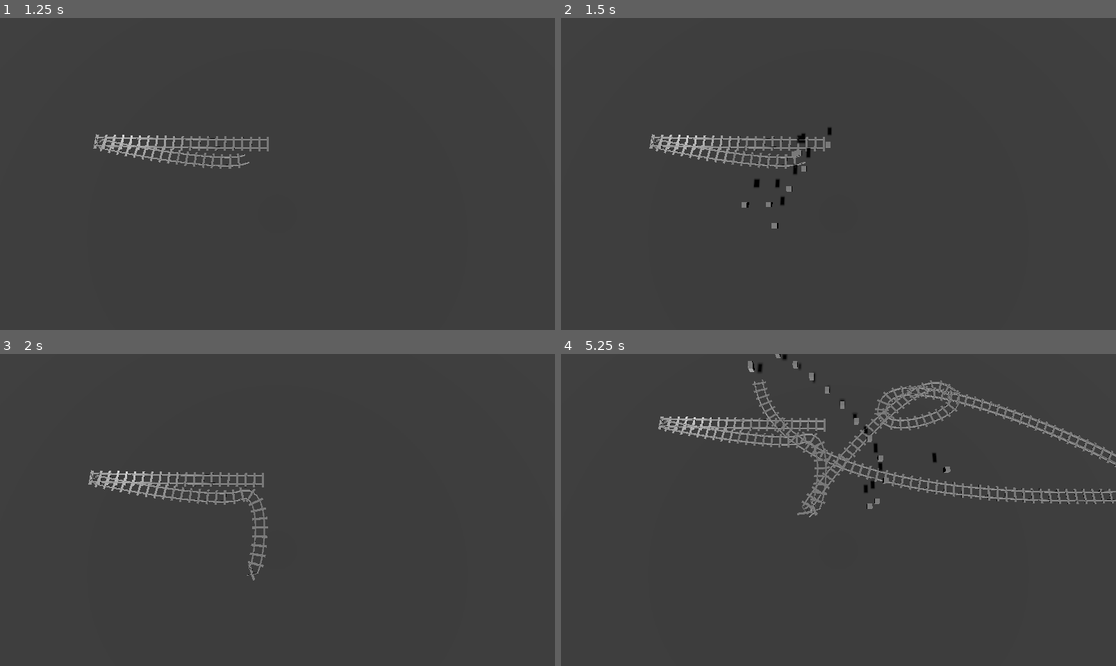
Above: before the commit, frames 1-4 (two rows, left to right).
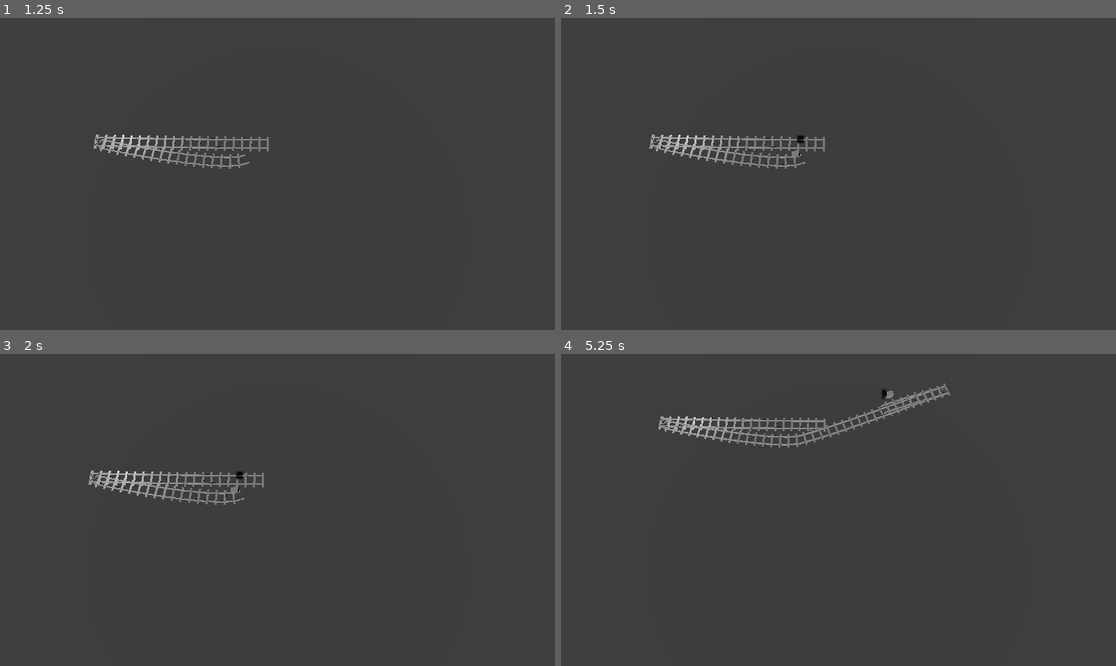
Above: after the commit, the same moments.

Repository: memlocator/trains
Game: Godot game, scene res://main.tscn
The game is run twice, just before and just after one commit, with the same random seed, the same clock (stepped at 60 frames per second) and the same inputs.
Inputs (mouse positions are in pixels of both pictures, inside the frame that each line leads up to):
- Up to frame 1 (1.25 s): tap Enter at 0.5 s; move the mouse to (399, 158) at 0.52 s; hold D (move_right) from 0.53 s (still down); click (399, 158) at 0.67 s
- Up to frame 2 (1.5 s): release D (move_right) at 1.25 s; drag from (727, 189) to (810, 236) at 1.27 s
- Up to frame 3 (2 s): no input
- Up to frame 4 (5.25 s): move the mouse to (894, 441) at 2.02 s; hold D (move_right) 2.03-2.75 s; click (894, 441) at 2.17 s; drag from (810, 572) to (672, 463) at 2.77 s; move the mouse to (1005, 556) at 3.52 s; hold A (move_left) 3.53-4.25 s; click (1005, 556) at 3.67 s; drag from (672, 463) to (755, 432) at 4.27 s; move the mouse to (866, 510) at 5.02 s; hold S (move_back) from 5.03 s (still down); click (866, 510) at 5.17 s

Frame 1 is identical in both runs. In frame 2, 0.3% of the frame differs, in the area x 32-49%, y 35-68%; in frame 3, 0.4%; in frame 4, 4.2%, in the area x 33-100%, y 0-53%.

Commit message:
added first generation curve validation

Diff:
--- a/main.tscn
+++ b/main.tscn
@@ -74,5 +74,6 @@
 shape = SubResource("BoxShape3D_82ut4")
 
 [node name="MeshInstance3D" type="MeshInstance3D" parent="StaticBody3D"]
+transform = Transform3D(1, 0, 0, 0, 1, 0, 0, 0, 1, 0, 0, 0)
 mesh = SubResource("BoxMesh_xsrmk")
 surface_material_override/0 = SubResource("StandardMaterial3D_taqg4")
--- a/player_controller.gd
+++ b/player_controller.gd
@@ -7,6 +7,7 @@
 var CurveUtil = preload("res://CurveUtil.gd")
 
 var dragging = false
+var valid_placement = false
 var start_drag = Vector3.ZERO
 var dist = 16
 var curve_tightness = 1
@@ -47,9 +48,13 @@
 	if event is InputEventMouseButton:
 		if event.button_index == MOUSE_BUTTON_WHEEL_DOWN:
 			curve_tightness -= tightness_increment
+			curve_tightness = max(curve_tightness, 0)
+			curve_tightness = min(curve_tightness, 16)
 
 		if event.button_index == MOUSE_BUTTON_WHEEL_UP:
 			curve_tightness += tightness_increment
+			curve_tightness = max(curve_tightness, 0)
+			curve_tightness = min(curve_tightness, 16)
 
 		if event.button_index == MOUSE_BUTTON_LEFT:
 			var mouse_world_pos = _get_mouse_world_pos()
@@ -61,7 +66,7 @@
 					start_drag = _get_mouse_world_pos()
 					curve_tightness = 1
 
-				if !event.pressed: #mouse btn released
+				if !event.pressed and valid_placement: #mouse btn released
 					dragging = false
 					for item in debug_points:
 						item.queue_free()
@@ -74,9 +79,36 @@
 
 
 
+func validate_curve(target_curve: Curve3D, lim: float) -> bool:
+	var valid = true
+	var points = []
+	for i in range(50):
+		var point_pos = target_curve.sample_baked((float(i)/target_curve.get_baked_length())*target_curve.get_baked_length())
+		points.append(point_pos)
+
+
+	for point_idx in points.size():
+		if point_idx == 0 or point_idx == points.size()-1:
+			continue
+		var prev_point = points[point_idx-1]
+		var point = points[point_idx]
+		var next_point = points[point_idx+1]
+
+		var prev_to_point = (point - prev_point).normalized()
+		var point_to_next = (next_point - point).normalized()
+		var dot_prod = point_to_next.dot(prev_to_point)
+		if dot_prod < lim and dot_prod != 0:
+			valid = false
+			break
+
+
+	return valid
+
+
 var preview_curve = Curve3D.new()
 func preview_placement():
 	preview_curve = Curve3D.new()
+	valid_placement = true
 	for item in debug_points:
 		item.queue_free()
 	debug_points.clear()
@@ -102,7 +134,7 @@
 		var right_vec = rail_curves[-1].sample_baked_with_rotation(rail_curves[-1].get_baked_length()-0.1, false).basis.x
 		var dot_right_prod = right_vec.dot((prev-curr).normalized())
 
-		#var signed_dot = dot_prod*dot_right_prod
+		var signed_dot = dot_prod*dot_right_prod
 		dist = dot_prod*dot_right_prod*-preview_curve.get_baked_length()
 
 		var out_point = vec*abs(dist) + vec*(1-dot_prod)
@@ -112,20 +144,23 @@
 		debug_points.append(_debug_point(rail_curves[-1].sample_baked(rail_curves[-1].get_baked_length() - 0.2, false)))
 		debug_points.append(_debug_point(rail_curves[-1].sample_baked(rail_curves[-1].get_baked_length() - 0.1, false)))
 
-
 		out_point = Vector3(out_point.x, 0, out_point.z)
 		in_point = Vector3(in_point.x, 0, in_point.z)
-
+		#if dot_prod < 0 and dot_prod < -0.3:
 		preview_curve.set_point_out(preview_curve.point_count-2, out_point)
 		preview_curve.set_point_in(preview_curve.point_count-1, in_point)
 
-		debug_points.append(_debug_point(curr + in_point))
-		debug_points.append(_debug_point(prev + out_point))
+		valid_placement = validate_curve(preview_curve, 0.9)
+		if valid_placement:
+			debug_points.append(_debug_point(curr + in_point))
+			debug_points.append(_debug_point(prev + out_point))
 
-		for i in range(50):
-			var point_transform = preview_curve.sample_baked((float(i)/preview_curve.get_baked_length())*preview_curve.get_baked_length())
-			var m = _debug_point(point_transform)
-			debug_points.append(m)
+			for i in range(50):
+				var point_transform = preview_curve.sample_baked((float(i)/preview_curve.get_baked_length())*preview_curve.get_baked_length())
+				var m = _debug_point(point_transform)
+				debug_points.append(m)
+		#else:
+			#valid_placement = false
 
 func _process(_delta):
 	if dragging:
